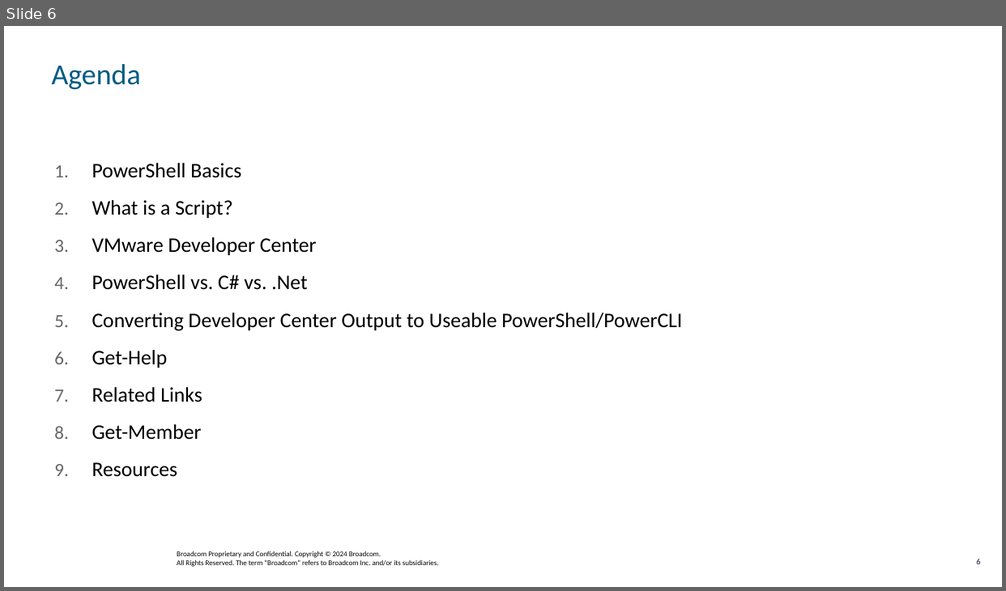
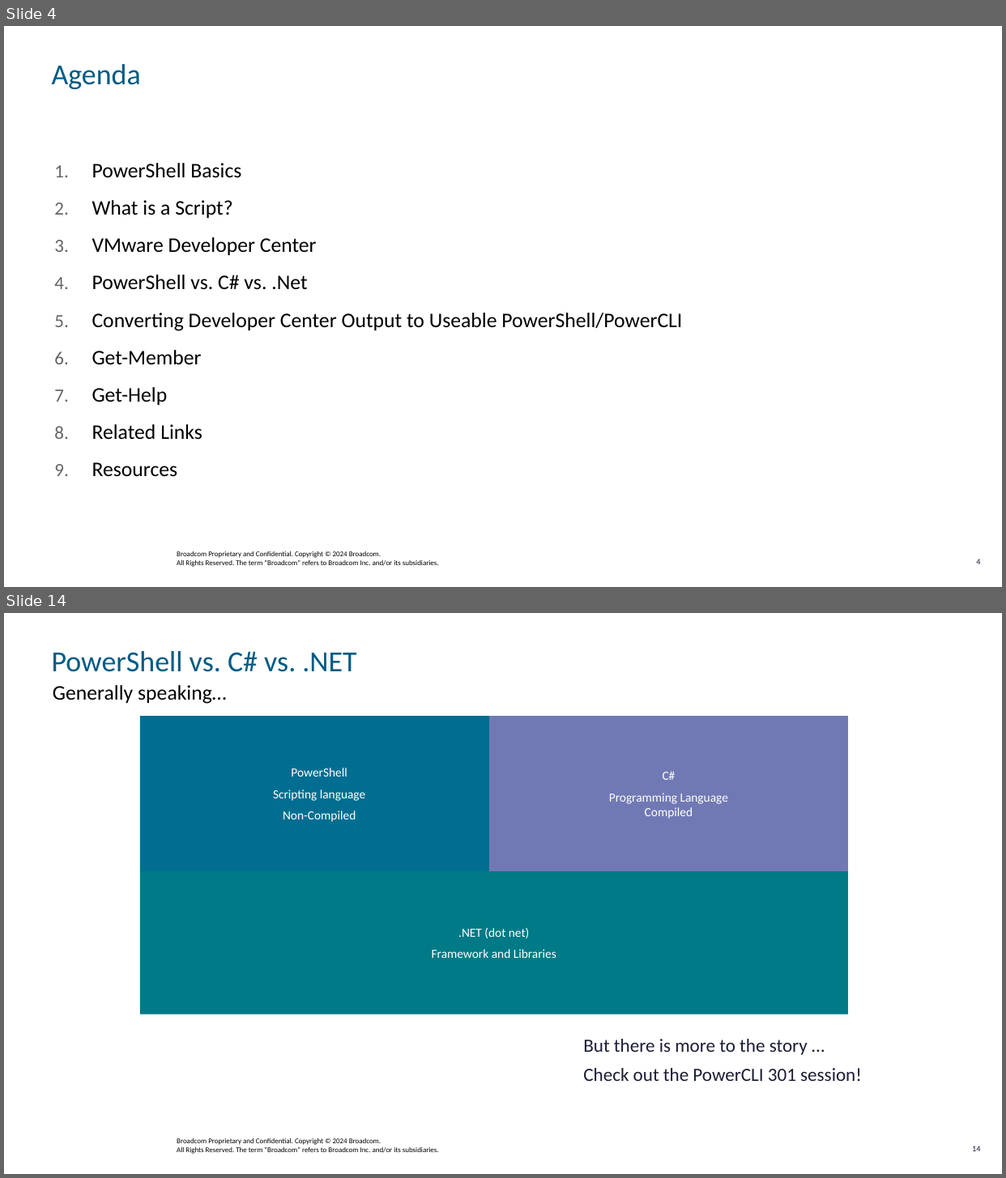
Before and after one commit to jpsider/Invoke-Automation, a slide deck: Powercli/VMwareExplore_2024/CODE1744LV - PowerCLI 201 - From the Shell to Writing Scripts.pptx. Shown one above the other, each under a label of ours: slide 6 before the commit, slides 4 and 14 after it; the slides between them are not shown. The pictures are 1006x591 and 1006x1178 pixels, drawn with LibreOffice and Linux fonts; fonts in the diff are those of the drawing; background and template pictures are left out. Boxes give left, top, right and bottom in pixels: in the first picture for what was removed or moved away, otherwise in the second. Text is boxed around its words. In the diff, an @@ line names an element or a change of style, - is before the commit and + after.

```diff
--- a/Powercli/VMwareExplore_2024/CODE1744LV - PowerCLI 201 - From the Shell to Writing Scripts.pptx
+++ b/Powercli/VMwareExplore_2024/CODE1744LV - PowerCLI 201 - From the Shell to Writing Scripts.pptx
@@ slide 14 added at (4, 613, 1002, 1174), background #FFFFFF; not listed: 2 template elements that a slide beside it also shows @@
@@ title added at (52, 651, 356, 672), 28 pt, text #005B84 @@
+PowerShell vs. C# vs. .NET
@@ subtitle added at (53, 685, 227, 704), 20 pt, text #000000 @@
+Generally speaking…
@@ rectangle added at (140, 717, 499, 872), fill #016E92, 12 pt, text #FFFFFF @@
+PowerShell
+Scripting language
+Non-Compiled
@@ rectangle added at (489, 716, 848, 871), fill #7179B5, 12 pt, text #FFFFFF @@
+C#
+Programming Language
+Compiled
@@ rectangle added at (140, 871, 848, 1014), fill #007A86, 12 pt, text #FFFFFF @@
+.NET (dot net)
+Framework and Libraries
@@ text added at (583, 1039, 862, 1081), 18 pt, text #1B1E34 @@
+But there is more to the story …
+Check out the PowerCLI 301 session!
@@ what was slide 6 is now slide 4 @@
@@ slide 4 changed as well @@
@@ text at (92, 350, 202, 365): paragraph added @@
+6. Get-Member
@@ text at (92, 425, 202, 439): paragraph removed @@
-8. Get-Member
@@ page number at (976, 559, 980, 565): text changed @@
-6
+4
```
Also in this commit, not shown: 8 other slides changed, 12 other slides added, 6 slides removed, 5 other files.
